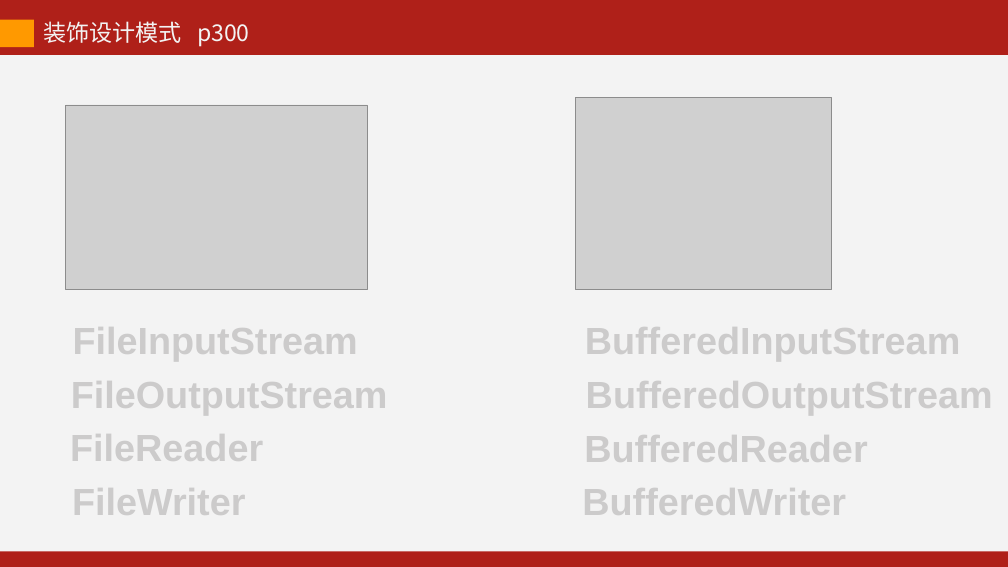
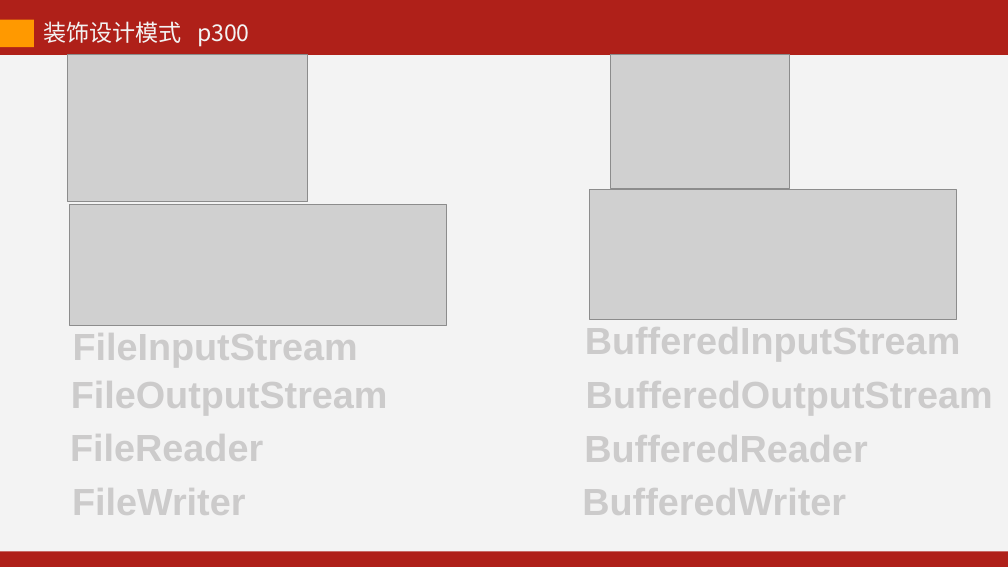
Before and after one commit to kevinjoyce/JavaCourseWare, a slide deck: slide 4 of PPT/每次课PPT/12 IO（输入输出）-2.pptx. Drawn at 1008x567 pixels with LibreOffice and Linux fonts; fonts in the diff are those of the drawing; grey boxes stand for pictures. Boxes give left, top, right and bottom in pixels: in the first picture for what was removed or moved away, otherwise in the second. Text is boxed around its words. In the diff, an @@ line names an element or a change of style, - is before the commit and + after.

```diff
--- a/PPT/每次课PPT/12 IO（输入输出）-2.pptx
+++ b/PPT/每次课PPT/12 IO（输入输出）-2.pptx
@@ picture: place and size @@
-picture at (66, 105, 367, 289)
+picture at (68, 55, 308, 202)
@@ picture: place and size @@
-picture at (575, 97, 831, 289)
+picture at (611, 55, 789, 189)
@@ picture added at (70, 204, 447, 325) @@
@@ picture added at (589, 190, 957, 319) @@
@@ text "FileInputStream": place and size @@
-text "FileInputStream" at (73, 321, 358, 363)
+text "FileInputStream" at (73, 327, 358, 369)
```
Also in this commit, not shown: 7 other slides changed, 5 slides added, 9 other files.
